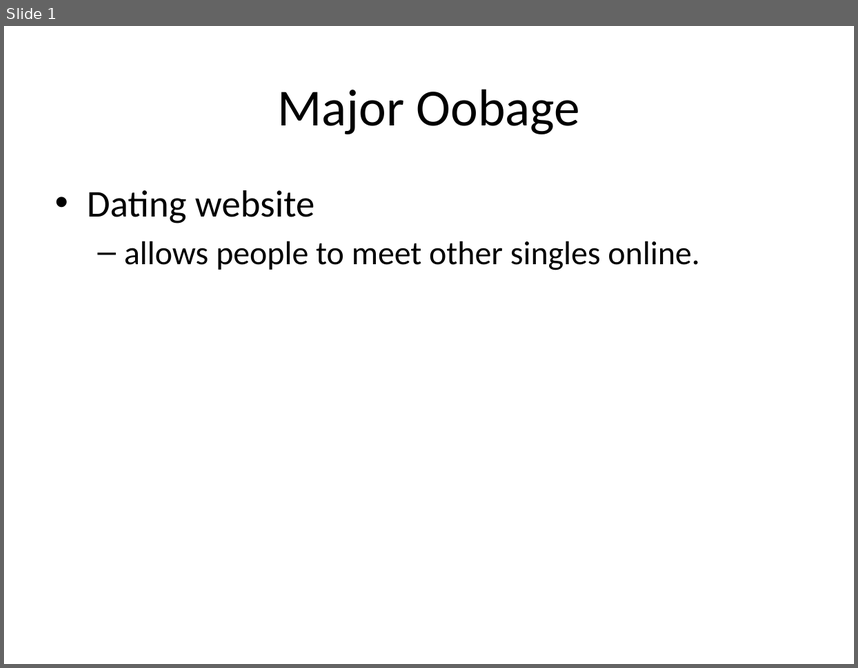
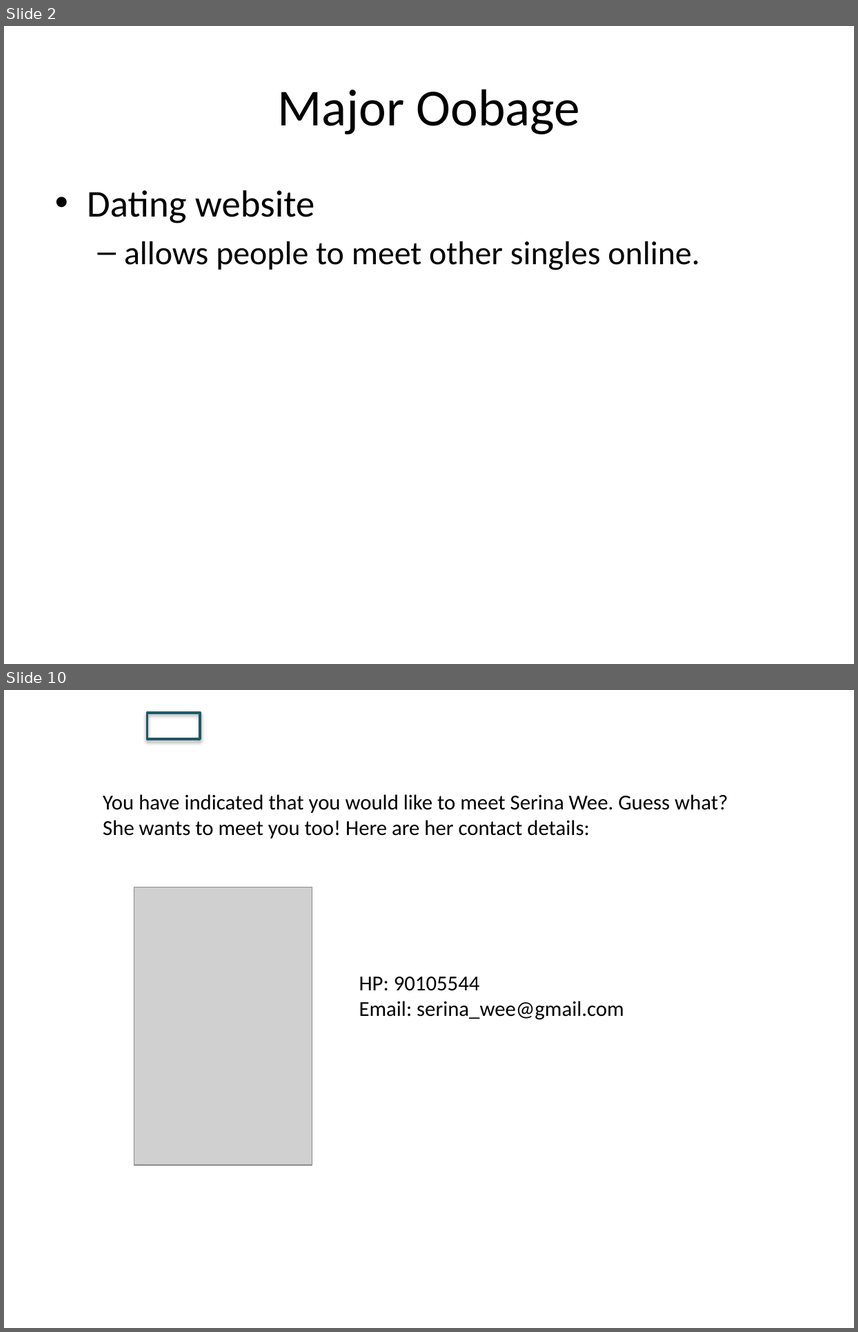
Before and after one commit to nicolas87/major_oobage, a slide deck: mock up.pptx. Shown one above the other, each under a label of ours: slide 1 before the commit, slides 2 and 10 after it; the slides between them are not shown. The pictures are 858x668 and 858x1332 pixels, drawn with LibreOffice and Linux fonts; fonts in the diff are those of the drawing; grey boxes stand for pictures; background and template pictures are left out. Boxes give left, top, right and bottom in pixels: in the first picture for what was removed or moved away, otherwise in the second. Text is boxed around its words. In the diff, an @@ line names an element or a change of style, - is before the commit and + after.

```diff
--- a/mock up.pptx
+++ b/mock up.pptx
@@ slide 10 added at <box>4,690,854,1328</box>, background picture (left out) @@
@@ rectangle added at <box>147,713,199,739</box>, outline #215968 2.25 pt @@
@@ text added at <box>103,794,728,838</box>, 18 pt, text #000000 @@
+You have indicated that you would like to meet Serina Wee. Guess what? She wants to meet you too! Here are her contact details:
@@ picture added at <box>134,887,312,1165</box> @@
@@ text added at <box>359,976,624,1020</box>, 18 pt, text #000000 @@
+HP: 90105544
+Email: serina_wee@gmail.com
@@ what was slide 1 is now slide 2 @@
```
Also in this commit, not shown: 1 slide changed, 7 other slides added, 29 other files.
